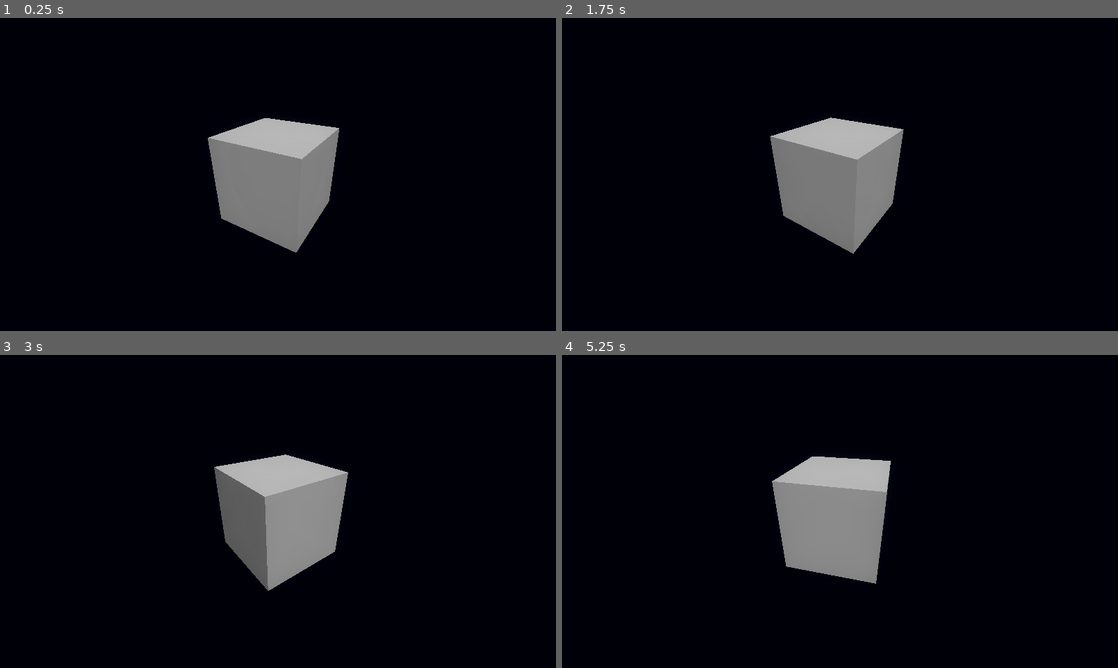
Above: before the commit, frames 1-4 (two rows, left to right).
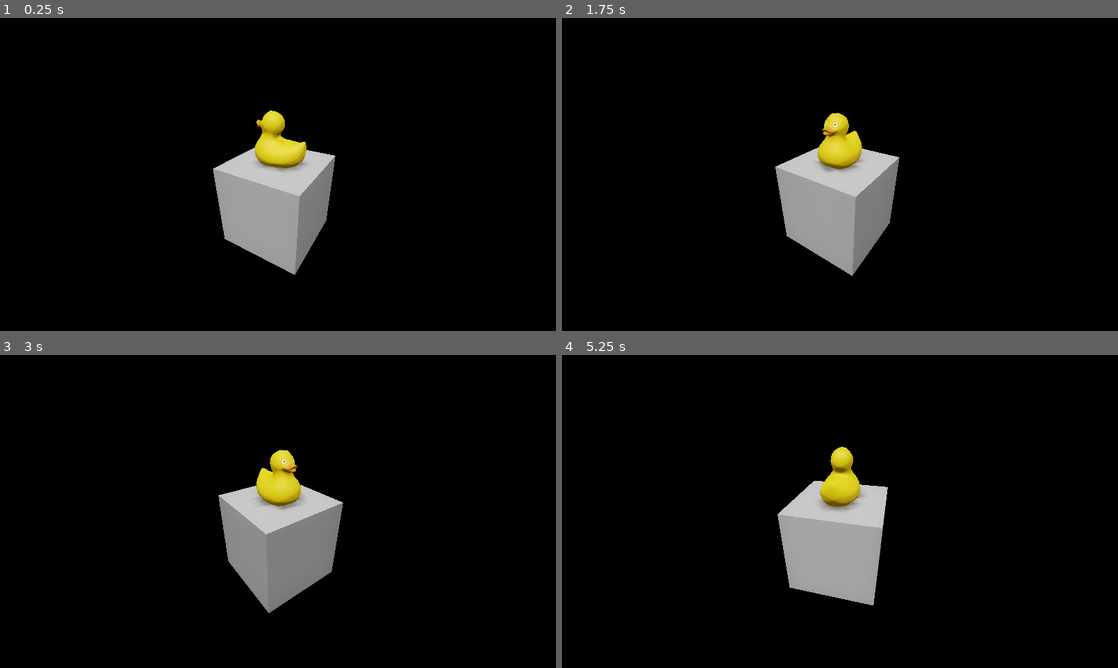
Above: after the commit, the same moments.

Repository: Ducktalk-Games/Metroidvania-Jam-28
Game: Godot game, scene res://world.tscn
Two runs of this game, one before a commit and one after it. Both use one fixed random seed, a clock stepped at 60 frames per second and the inputs below.
Inputs:
- Up to frame 1 (0.25 s): no input
- Up to frame 2 (1.75 s): no input
- Up to frame 3 (3 s): no input
- Up to frame 4 (5.25 s): no input

The runs differ from the first frame. In frame 1, 7.7% of the frame differs, in the area x 37-61%, y 29-82%; in frame 2, 7.5%; in frame 3, 6.5%; in frame 4, 7.8%, in the area x 37-60%, y 29-80%.

Commit message:
Added duck to scene

Diff:
--- a/world.tscn
+++ b/world.tscn
@@ -1,6 +1,7 @@
-[gd_scene load_steps=6 format=3 uid="uid://dbw51itpvaycj"]
+[gd_scene load_steps=10 format=3 uid="uid://dbw51itpvaycj"]
 
 [ext_resource type="Script" uid="uid://bqgw21u1uc27g" path="res://rotating_cube.gd" id="1_f3sb7"]
+[ext_resource type="PackedScene" uid="uid://cu4fnku2rcoth" path="res://assets/duck.glb" id="2_fj7yv"]
 
 [sub_resource type="ProceduralSkyMaterial" id="ProceduralSkyMaterial_gv5m4"]
 sky_top_color = Color(0, 0, 0, 1)
@@ -13,14 +14,57 @@
 
 [sub_resource type="Environment" id="Environment_fj7yv"]
 background_mode = 1
-background_color = Color(0.00430048, 0.00532306, 0.0117329, 1)
+background_color = Color(0.00139845, 0.00173106, 0.00381637, 1)
 sky = SubResource("Sky_f3sb7")
+ambient_light_source = 2
+ambient_light_color = Color(0.404511, 0.404511, 0.404511, 1)
 tonemap_mode = 2
 glow_enabled = true
 glow_bloom = 0.14
 glow_hdr_threshold = 1.01
+adjustment_enabled = true
+adjustment_brightness = 0.8
+adjustment_contrast = 1.18
+adjustment_saturation = 0.75
 
 [sub_resource type="BoxMesh" id="BoxMesh_gv5m4"]
+
+[sub_resource type="Animation" id="Animation_fj7yv"]
+resource_name = "quack_hide"
+loop_mode = 1
+tracks/0/type = "value"
+tracks/0/imported = false
+tracks/0/enabled = true
+tracks/0/path = NodePath("QuackLabel:visible")
+tracks/0/interp = 1
+tracks/0/loop_wrap = true
+tracks/0/keys = {
+"times": PackedFloat32Array(0, 0.86),
+"transitions": PackedFloat32Array(1, 1),
+"update": 1,
+"values": [false, true]
+}
+
+[sub_resource type="Animation" id="Animation_tlwt5"]
+length = 0.001
+tracks/0/type = "value"
+tracks/0/imported = false
+tracks/0/enabled = true
+tracks/0/path = NodePath("QuackLabel:visible")
+tracks/0/interp = 1
+tracks/0/loop_wrap = true
+tracks/0/keys = {
+"times": PackedFloat32Array(0),
+"transitions": PackedFloat32Array(1),
+"update": 1,
+"values": [false]
+}
+
+[sub_resource type="AnimationLibrary" id="AnimationLibrary_aqk2v"]
+_data = {
+&"RESET": SubResource("Animation_tlwt5"),
+&"quack_hide": SubResource("Animation_fj7yv")
+}
 
 [node name="World" type="Node3D"]
 
@@ -28,15 +72,40 @@
 environment = SubResource("Environment_fj7yv")
 
 [node name="DirectionalLight3D" type="DirectionalLight3D" parent="."]
-transform = Transform3D(-0.866023, -0.433016, 0.250001, 0, 0.499998, 0.866027, -0.500003, 0.749999, -0.43301, 0, 0, 0)
+transform = Transform3D(0.158489, -0.855081, 0.493679, 1.47562e-08, 0.499998, 0.866027, -0.987361, -0.137256, 0.0792451, 0, 0, 0)
+light_energy = 0.241
 shadow_enabled = true
+shadow_opacity = 0.8
+shadow_blur = 6.063
+
+[node name="DirectionalLight3D2" type="DirectionalLight3D" parent="."]
+transform = Transform3D(-0.960826, -0.24002, 0.138576, 2.42029e-08, 0.499998, 0.866026, -0.277149, 0.832101, -0.480412, 0, 0, 0)
+light_energy = 0.34
+shadow_enabled = true
+shadow_opacity = 0.8
+shadow_blur = 6.063
 
 [node name="RotatingCube" type="MeshInstance3D" parent="."]
 mesh = SubResource("BoxMesh_gv5m4")
 script = ExtResource("1_f3sb7")
 
-[node name="SpringArm3D" type="SpringArm3D" parent="."]
-transform = Transform3D(-0.707107, -0.333709, 0.623409, -1.49012e-08, 0.881633, 0.471935, -0.707107, 0.333709, -0.623409, 0, 0, 0)
+[node name="Duck" parent="RotatingCube" instance=ExtResource("2_fj7yv")]
+transform = Transform3D(1.7442, 0, 0, 0, 1.7442, 0, 0, 0, 1.7442, 0, 0.479748, 0)
+
+[node name="QuackLabel" type="Label3D" parent="RotatingCube/Duck"]
+transform = Transform3D(0.735719, 0, 0, 0, 0.735719, 0, 0, 0, 0.735719, 0, 0.441166, 0)
+visible = false
+billboard = 1
+text = "QUACK"
+
+[node name="QuackAnim" type="AnimationPlayer" parent="RotatingCube/Duck"]
+libraries = {
+&"": SubResource("AnimationLibrary_aqk2v")
+}
+autoplay = "quack_hide"
+
+[node name="SpringArm" type="SpringArm3D" parent="."]
+transform = Transform3D(-0.707107, -0.333709, 0.623409, -1.49012e-08, 0.881633, 0.471935, -0.707107, 0.333709, -0.623409, 0, 0.334229, 0)
 spring_length = 2.36
 
-[node name="Camera3D" type="Camera3D" parent="SpringArm3D"]
+[node name="MainCamera" type="Camera3D" parent="SpringArm"]
Binary file added: assets/duck.glb
Not shown, added: assets/duck.glb.import
Binary file added: assets/duck_Material Base Color.png
Not shown, added: assets/duck_Material Base Color.png.import
